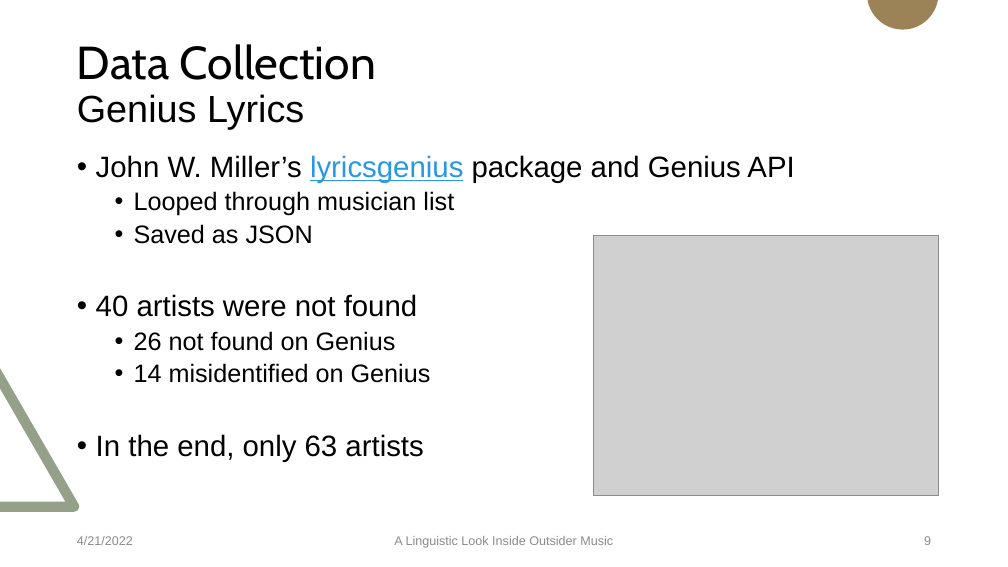
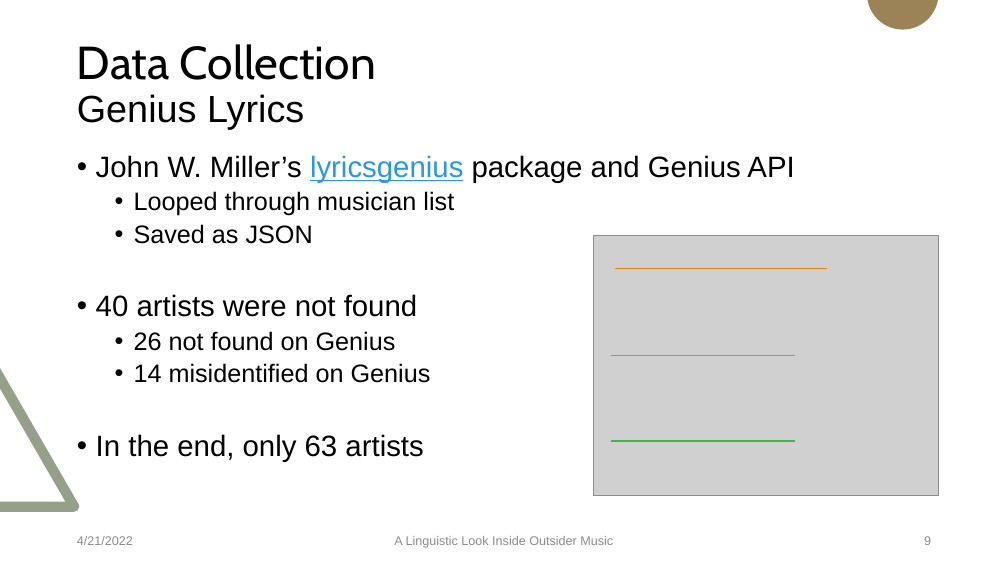
Before and after one commit to Data-Science-for-Linguists-2022/Outsider-Music-Linguistic-Analysis, a slide deck: slide 9 of presentation_4_20_22.pptx. Drawn at 1008x567 pixels with LibreOffice and Linux fonts; fonts in the diff are those of the drawing; grey boxes stand for pictures. Boxes give left, top, right and bottom in pixels: in the first picture for what was removed or moved away, otherwise in the second. Text is boxed around its words. In the diff, an @@ line names an element or a change of style, - is before the commit and + after.

```diff
--- a/presentation_4_20_22.pptx
+++ b/presentation_4_20_22.pptx
@@ line added from (615, 269) to (827, 269), #E48312 1 pt @@
@@ line added from (611, 356) to (796, 356), #E48312 1 pt @@
@@ line added from (611, 441) to (796, 441), #45B14D 1 pt @@
```
Also in this commit, not shown: 9 other slides changed.
